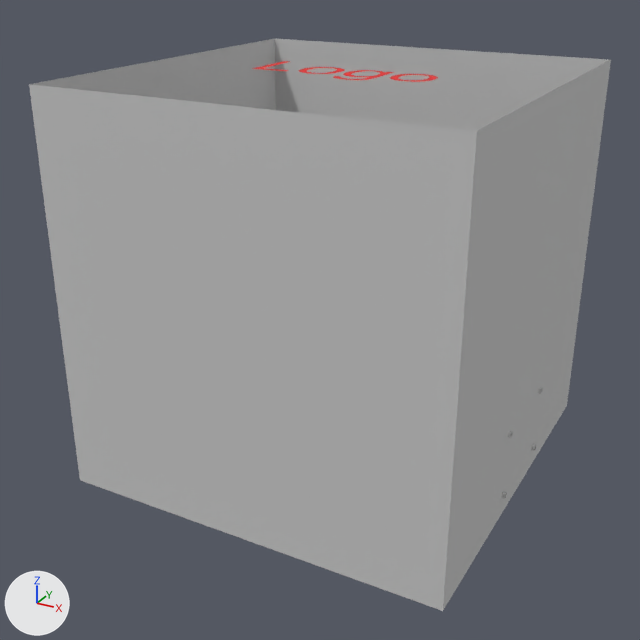
The FBX model Assets/ArtWork/3DModels/Rooms/Scavenge/ScavengeRoom.fbx, before and after one commit.
Camera for both pictures: a 50 mm camera at (4.88, -9.49, 6.5) aimed at (-0.1, -0.42, 1.97). The axes (+X, +Y, +Z) are drawn at lower left. The lights are the same throughout. Where no turn or scale is listed for an object, it has been applied to the vertices.

In view in the first picture: 'ScavengeRoom'.
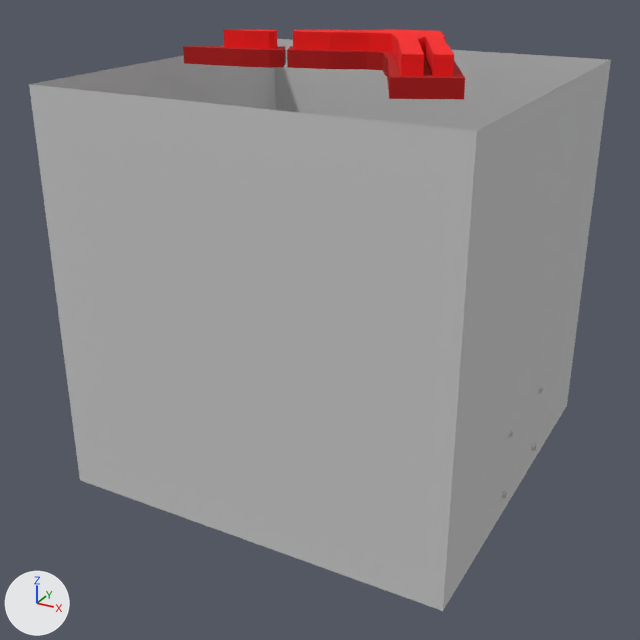
Commit message: Added lgogs for scavenge and navigation rooms

Diff of the bpy script that builds the scene:
```diff
--- a/Assets/ArtWork/3DModels/Rooms/Scavenge/ScavengeRoom.fbx.py
+++ b/Assets/ArtWork/3DModels/Rooms/Scavenge/ScavengeRoom.fbx.py
@@ mat_material__28 @@
+mat_material__28 = principled_material('Material #28')
+mat_material__28.base_color = (1.0, 0.0, 0.0)  # red #ff0000
+mat_material__28.roughness = 0.859
@@ mat_material__27 @@
+mat_material__27 = principled_material('Material #27')
+mat_material__27.base_color = (0.471, 0.0, 0.0)  # red #b70000
+mat_material__27.roughness = 0.859
@@ me_mesh @@
 # used by ob_scavengeroom; location = (0.0, 2.44, 1.97)
 # verts and faces of me_mesh; kept vertices keep their numbers, new ones are numbered from 5596
 # before: 5173 (-0.65, -2.7, 3.01) at pixel (285, 71), 5174 (-0.65, -2.61, 3.01) at pixel (289, 70), 5175 (-1.02, -2.61, 3.01) at pixel (262, 68), 5176 (-1.02, -1.94, 3.01) at pixel (291, 61), 5177 (-1.12, -1.94, 3.01) at pixel (284, 60)
 # before: 5178 (-1.12, -2.7, 3.01) at pixel (251, 68)
-me_mesh.from_pydata(...)  # 5596 vertices, 10229 faces; spans x -2.55..2.54, y -4.94..0.06, z -1.97..3.03
+me_mesh.from_pydata(...)  # 5284 vertices, 10003 faces; spans x -2.55..2.54, y -4.94..0.06, z -1.97..3.43
+# me_mesh part 1: a new loose piece of 78 vertices spanning x -0.89..1.89, y -3.89..-1.42, z 3.03..3.43
+# me_mesh part 2: a new loose piece of 33 vertices spanning x -2.03..-0.79, y -2.83..-2.24, z 3.03..3.43
+# me_mesh part 3: the loose piece of 179 vertices spanning x 0.01..0.5, y -2.93..-2.14, z 3.01 is deleted
+# me_mesh part 4: the loose piece of 119 vertices spanning x -0.57..-0.06, y -2.72..-2.14, z 3.01 is deleted
+# me_mesh part 5: the loose piece of 119 vertices spanning x 0.61..1.12, y -2.72..-2.14, z 3.01 is deleted
+# me_mesh part 6
+delete_vertices([*range(5173, 5179)])  # with the faces that use them
 me_mesh.materials.append(mat_material__4)
@@ me_mesh @@
 me_mesh.materials.append(mat_material__9)
-me_mesh.materials.append(mat_red)  # red #e62626
+me_mesh.materials.append(mat_material__28)  # red #ff0000
+me_mesh.materials.append(mat_material__27)  # red #b70000
```

Boxes (x1, y1, x2, y2) around the edits, measured in the pictures (640 x 640 px):
'ScavengeRoom', reshaped: before (29, 39, 611, 611); after (29, 29, 611, 611)
part 1 of me_mesh, added (red): after (287, 29, 465, 100)
part 2 of me_mesh, added (red): after (183, 30, 286, 68)
part 3 of me_mesh, deleted: before (333, 70, 393, 80)
part 4 of me_mesh, deleted: before (299, 67, 345, 74)
part 5 of me_mesh, deleted: before (390, 74, 438, 82)
part 6 of me_mesh, deleted: before (252, 61, 290, 71)
